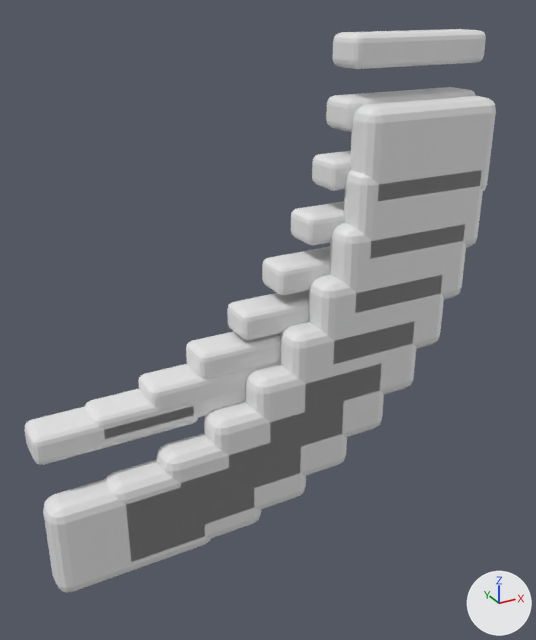
Two versions of the FBX model Art/PR3D/Exports/Rails/PR3D_Rail_Curve90_Left.fbx, one commit apart.
The view is the same before and after, from a camera (50 mm lens) standing at (-0.87, -2.85, 2.45) and looking at (0.85, 0.28, 0.89). Every picture has the same lights, and +X, +Y and +Z are marked at lower right. The picture after the commit comes second. Where no turn or scale is listed for an object, it has been applied to the vertices.

Objects in the first picture: 'Rail_Curve_Belt_00', 'Rail_Curve_Belt_01', 'Rail_Curve_Belt_02', 'Rail_Curve_Belt_03', 'Rail_Curve_Belt_04', 'Rail_Curve_Belt_05', 'Rail_Curve_Belt_06', 'Rail_Curve_Belt_07', 'Rail_Curve_Belt_08', 'Rail_Curve_Belt_09', 'Rail_Curve_Housing_00', 'Rail_Curve_Housing_01', 'Rail_Curve_Housing_02', 'Rail_Curve_Housing_03', 'Rail_Curve_Housing_04', 'Rail_Curve_Housing_05', 'Rail_Curve_Housing_06', 'Rail_Curve_Housing_07', 'Rail_Curve_Housing_08', 'Rail_Curve_Housing_09'.
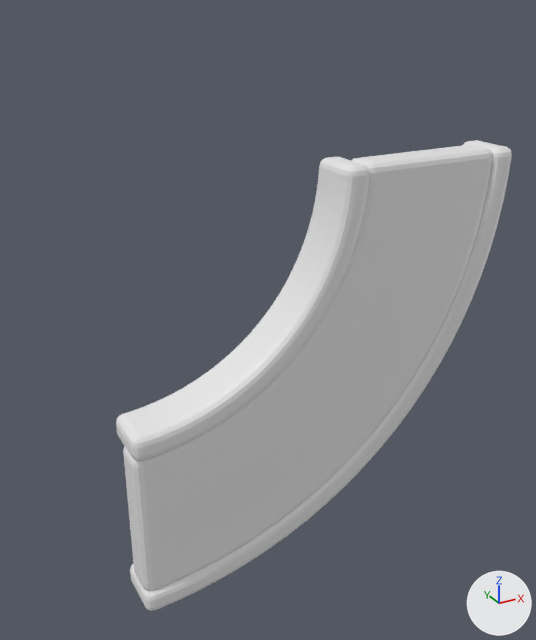
Where the change shows, as pixel boxes [x1, y1, x2, y2] in the pictures (536 x 640 px):
'Rail_Curve_Belt', added
    after: [123, 145, 492, 591]
'Rail_Curve_InnerHousing', added
    after: [116, 156, 370, 461]
'Rail_Curve_Belt_09', deleted
    before: [350, 96, 496, 201]
'Rail_Curve_Belt_00', deleted
    before: [43, 479, 211, 593]
'Rail_Curve_OuterHousing', added
    after: [130, 140, 512, 611]
'Rail_Curve_Belt_07', deleted
    before: [330, 223, 466, 313]
'Rail_Curve_Belt_05', deleted
    before: [280, 321, 416, 412]
'Rail_Curve_Belt_03', deleted
    before: [204, 401, 347, 496]
'Rail_Curve_Belt_08', deleted
    before: [344, 170, 483, 258]
'Rail_Curve_Belt_02', deleted
    before: [156, 433, 306, 532]
'Rail_Curve_Belt_06', deleted
    before: [308, 275, 444, 364]
'Rail_Curve_Housing_09', deleted
    before: [333, 29, 486, 69]
'Rail_Curve_Belt_04', deleted
    before: [246, 363, 384, 456]
'Rail_Curve_Belt_01', deleted
    before: [105, 460, 261, 562]
'Rail_Curve_Housing_00', deleted
    before: [24, 406, 198, 465]
'Rail_Curve_Housing_01', deleted
    before: [85, 388, 246, 439]
'Rail_Curve_Housing_03', deleted
    before: [186, 331, 281, 379]
'Rail_Curve_Housing_02', deleted
    before: [138, 362, 280, 410]
'Rail_Curve_Housing_04', deleted
    before: [227, 290, 309, 340]
'Rail_Curve_Housing_05', deleted
    before: [262, 247, 330, 295]
'Rail_Curve_Housing_08', deleted
    before: [326, 87, 475, 132]
'Rail_Curve_Housing_06', deleted
    before: [291, 202, 345, 245]
'Rail_Curve_Housing_07', deleted
    before: [312, 151, 351, 191]

The change in detail:
Mesh me_rail_curve_outerhousing_mesh is new.
It has 464 vertices, 466 faces and spans x 0.0..2.24, y 0.04..0.34, z -0.54..1.7.
It uses material mat_pr3d_rail_steel (white #e7e7e7).
Mesh me_rail_curve_belt_mesh is new.
It has 464 vertices, 466 faces and spans x 0.0..2.12, y 0.06..0.26, z -0.42..1.7.
It uses material mat_pr3d_rail_charcoal (white #e7e7e7).
Mesh me_rail_curve_innerhousing_mesh is new.
It has 464 vertices, 466 faces and spans x 0.0..1.299, y 0.04..0.34, z 0.401..1.7.
It uses material mat_pr3d_rail_steel (white #e7e7e7).
Object 'Rail_Curve_Belt_02' (ob_rail_curve_belt_02) is deleted.
Object 'Rail_Curve_Housing_08' (ob_rail_curve_housing_08) is deleted.
Object 'Rail_Curve_Housing_09' (ob_rail_curve_housing_09) is deleted.
Object 'Rail_Curve_Belt_00' (ob_rail_curve_belt_00) is deleted.
Object 'Rail_Curve_Belt_05' (ob_rail_curve_belt_05) is deleted.
Object 'Rail_Curve_Belt_03' (ob_rail_curve_belt_03) is deleted.
Object 'Rail_Curve_Belt_08' (ob_rail_curve_belt_08) is deleted.
Object 'Rail_Curve_Belt_04' (ob_rail_curve_belt_04) is deleted.
Object 'Rail_Curve_Housing_04' (ob_rail_curve_housing_04) is deleted.
Object 'Rail_Curve_Housing_03' (ob_rail_curve_housing_03) is deleted.
Object 'Rail_Curve_Belt_01' (ob_rail_curve_belt_01) is deleted.
Object 'Rail_Curve_Housing_01' (ob_rail_curve_housing_01) is deleted.
Object 'Rail_Curve_Housing_05' (ob_rail_curve_housing_05) is deleted.
Object 'Rail_Curve_Housing_07' (ob_rail_curve_housing_07) is deleted.
Object 'Rail_Curve_Housing_06' (ob_rail_curve_housing_06) is deleted.
Object 'Rail_Curve_Housing_02' (ob_rail_curve_housing_02) is deleted.
Object 'Rail_Curve_Belt_06' (ob_rail_curve_belt_06) is deleted.
Object 'Rail_Curve_Belt_07' (ob_rail_curve_belt_07) is deleted.
Object 'Rail_Curve_Belt_09' (ob_rail_curve_belt_09) is deleted.
Object 'Rail_Curve_Housing_00' (ob_rail_curve_housing_00) is deleted.
Object 'Rail_Curve_OuterHousing' (ob_rail_curve_outerhousing) is new; it shows me_rail_curve_outerhousing_mesh.
Its location is (0.0, 0.0, 0.0).
Object 'Rail_Curve_Belt' (ob_rail_curve_belt) is new; it shows me_rail_curve_belt_mesh.
Its location is (0.0, 0.0, 0.0).
Object 'Rail_Curve_InnerHousing' (ob_rail_curve_innerhousing) is new; it shows me_rail_curve_innerhousing_mesh.
Its location is (0.0, 0.0, 0.0).
